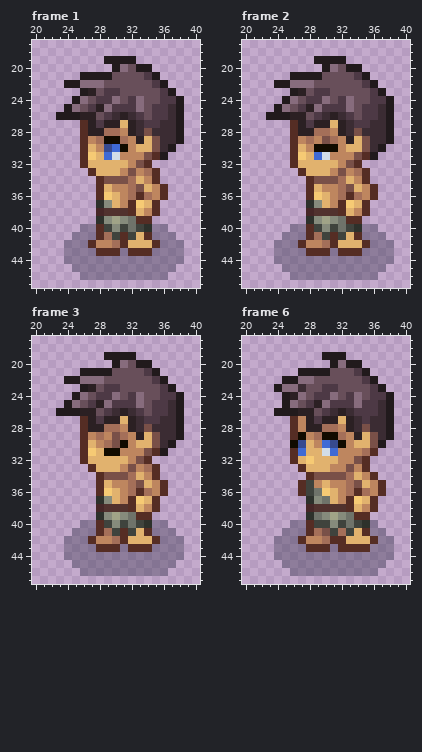
Pixel-art file: Assets/Imported/Swordsmen/asperite_no_sword/Swordsman_lvl1_Idle/Swordsman_lvl1_Idle_side_left.aseprite. The picture above is the old version.
64x64 pixels, 12 frames. Colours within 5 levels of each other are drawn and written as one. Shown: frame 1: x 20..40, y 17..47; frame 2: x 20..40, y 17..47; frame 3: x 20..40, y 17..47; frame 6: x 20..40, y 17..47. The commit also changed other frames, which this record leaves out.
After the commit:
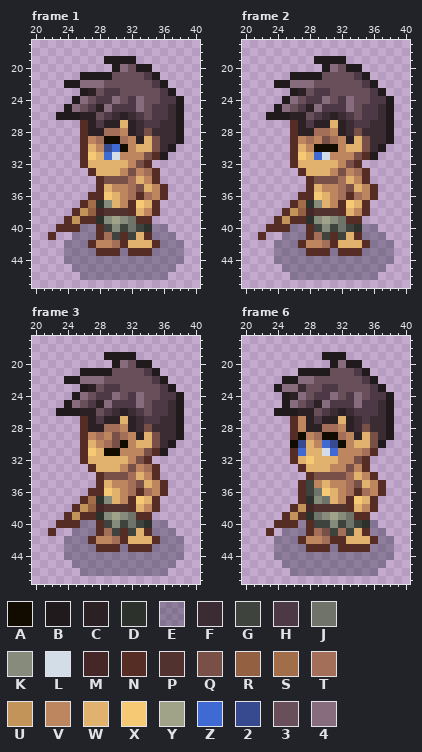
Palette (. is transparent): A #110b00  B #211a1c  C #2b2023  D #2d312b  E #28293f59  F #3b2c33  G #3f433d  H #4d3945  J #6f736a  K #868b7c  L #d2dde8  M #462727  N #552d24  P #51322e  Q #795048  R #936141  S #a26e49  T #a46f59  U #c29459  V #be865f  W #e1b26e  X #f6ca74  Y #a0a387  Z #3f6ad4  2 #374a8f  3 #684f5a  4 #876c7d
The exact change:
layer "sword_back" now shown
--- frame 1, layer "sword_back"
@@ x 20..29 @@
 35 ........NW
-36 ........NX
-37 ........DK
-38 ........MP
-39 ........DK
-40 ......EENG
-41 .....EEENT
+36 .......NNX
+37 ......NSDK
+38 .....NURMP
+39 ....NUNNDK
+40 ...NNNEENG
+41 ..N..EEENT
 42 ....EEENVV
--- frame 2, layer "sword_back": the same change as frame 1
--- frame 3, layer "sword_back": the same change as frame 1
--- frame 6, layer "sword_back"
@@ x 21..29 @@
 36 ......NGJ
-37 .......DK
-38 .......MP
-39 .......DJ
-40 .....EENG
-41 ....EEENT
+37 ......NDK
+38 .....NUMP
+39 ....NUNDJ
+40 ...NNNENG
+41 ..N.EEENT
 42 ...EEENVV
Changed places in both pictures, as pixel boxes (x1, y1, x2, y2):
added: (48, 192, 96, 240)
added: (258, 192, 306, 240)
added: (48, 488, 96, 536)
changed: (266, 496, 306, 536)
